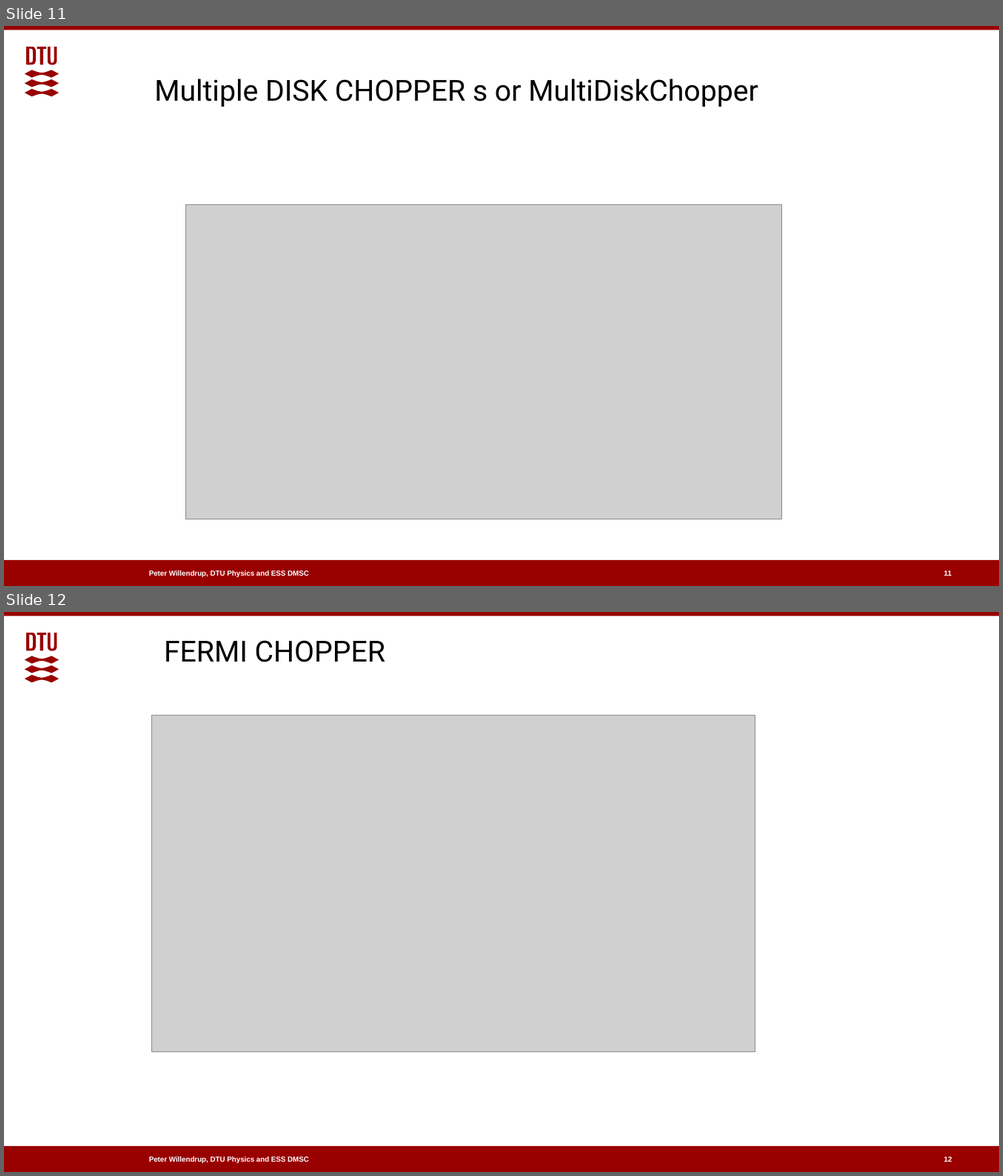
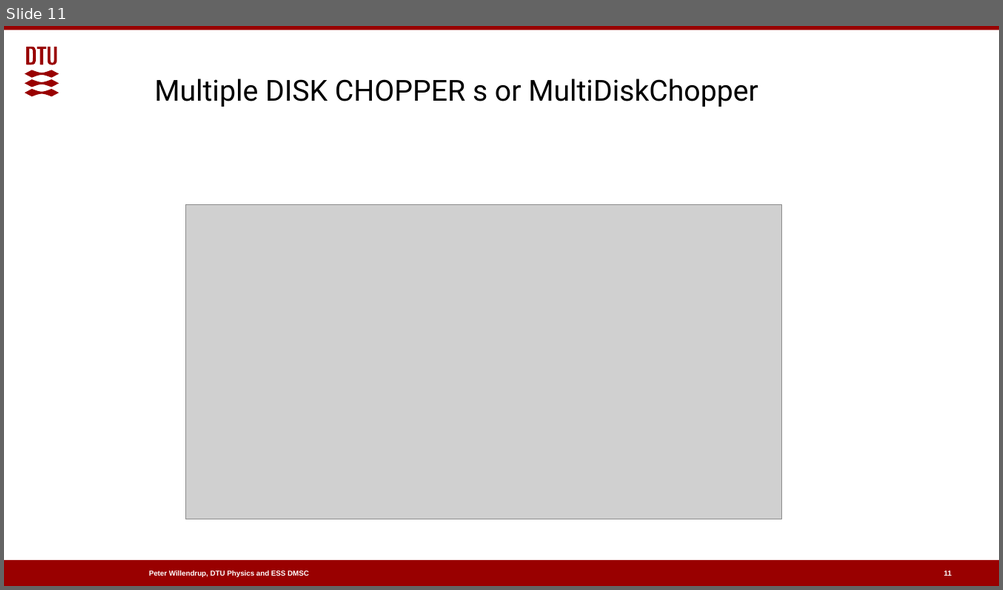
Before and after one commit to McStasMcXtrace/Schools, a slide deck: 2024/NECSA_October_2024/01_Monday_October_7th/04_Neutron_optics_exercises/Choppers_and_other_rotating_optics.pptx. Shown one above the other, each under a label of ours: slides 11 and 12 before the commit, slide 11 after it. The pictures are 1003x1176 and 1003x590 pixels, drawn with LibreOffice and Linux fonts; fonts in the diff are those of the drawing; grey boxes stand for pictures; background and template pictures are left out. Boxes give left, top, right and bottom in pixels: in the first picture for what was removed or moved away, otherwise in the second. Text is boxed around its words. In the diff, an @@ line names an element or a change of style, - is before the commit and + after.

Commit message:
Take out fermi

```diff
--- a/2024/NECSA_October_2024/01_Monday_October_7th/04_Neutron_optics_exercises/Choppers_and_other_rotating_optics.pptx
+++ b/2024/NECSA_October_2024/01_Monday_October_7th/04_Neutron_optics_exercises/Choppers_and_other_rotating_optics.pptx
@@ slide 12 removed at [4,612,999,1172], background #FFFFFF; not listed: 4 template elements that a slide beside it also shows @@
@@ text removed at [164,640,385,662] @@
-FERMI CHOPPER
@@ picture removed at [152,716,755,1052] @@
@@ page number removed at [944,1157,952,1162] @@
-12
```
Also in this commit, not shown: 1 slide changed, 2 other files.
